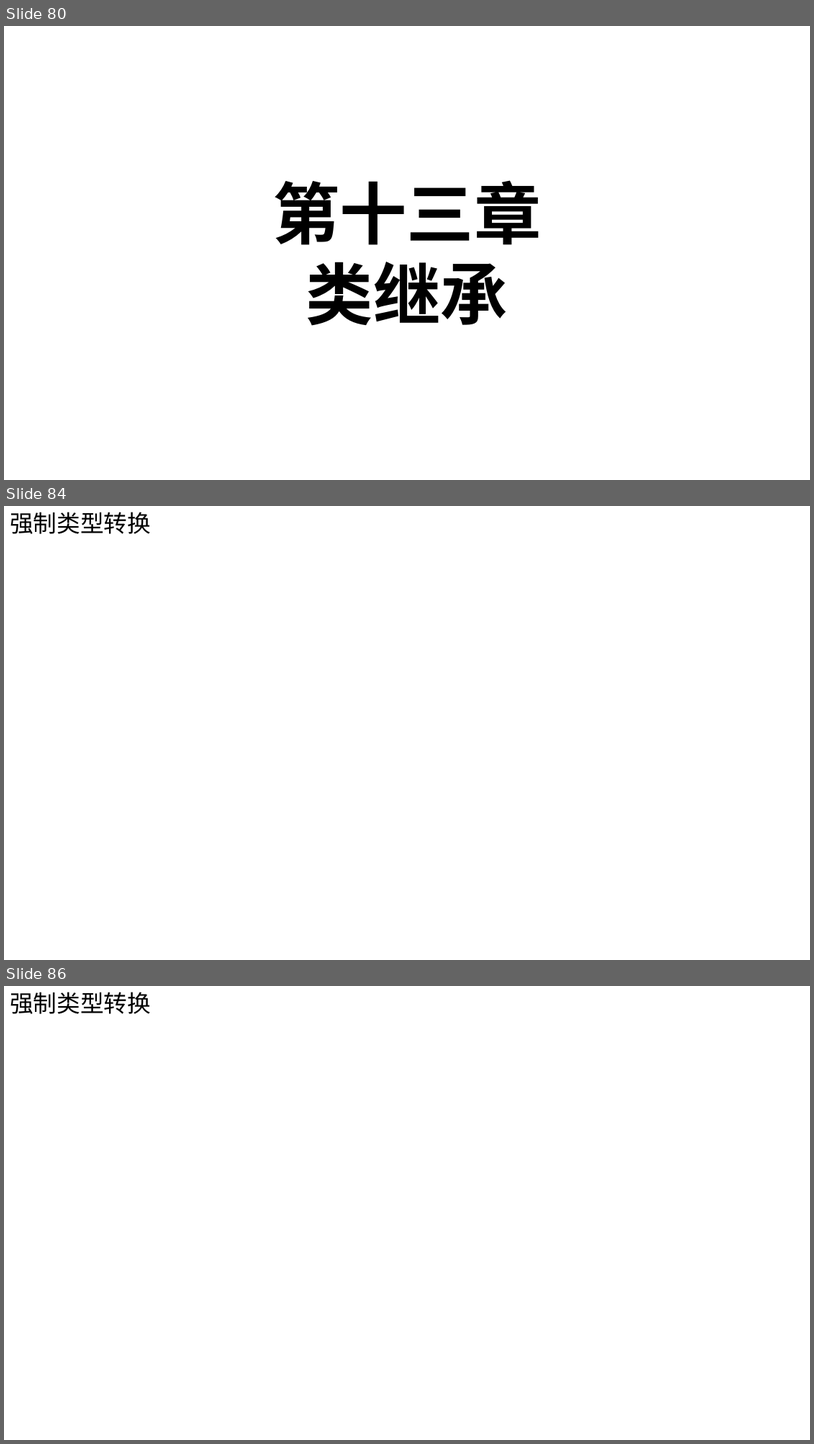
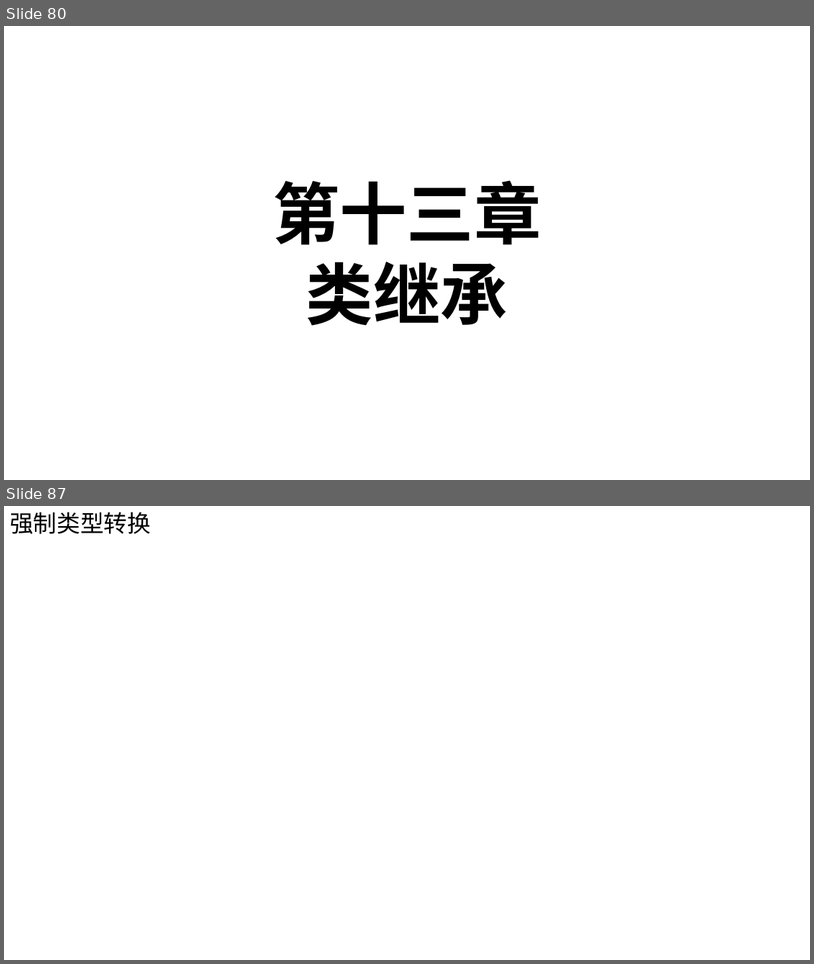
Before and after one commit to Chao200/CPP_Primer_Plus, a slide deck: C++ Primer Plus.pptx. Shown one above the other, each under a label of ours: slides 80, 84 and 86 before the commit, slides 80 and 87 after it; the slides between them are not shown. The pictures are 814x1444 and 814x964 pixels, drawn with LibreOffice and Linux fonts; fonts in the diff are those of the drawing. Boxes give left, top, right and bottom in pixels: in the first picture for what was removed or moved away, otherwise in the second. Text is boxed around its words. In the diff, an @@ line names an element or a change of style, - is before the commit and + after.

```diff
--- a/C++ Primer Plus.pptx
+++ b/C++ Primer Plus.pptx
@@ slide 84 removed at [4,506,810,960], background #FFFFFF @@
@@ text removed at [10,512,151,534] @@
-强制类型转换
@@ what was slide 86 is now slide 87 @@
```
Also in this commit, not shown: 6 slides added, 4 other slides removed.
